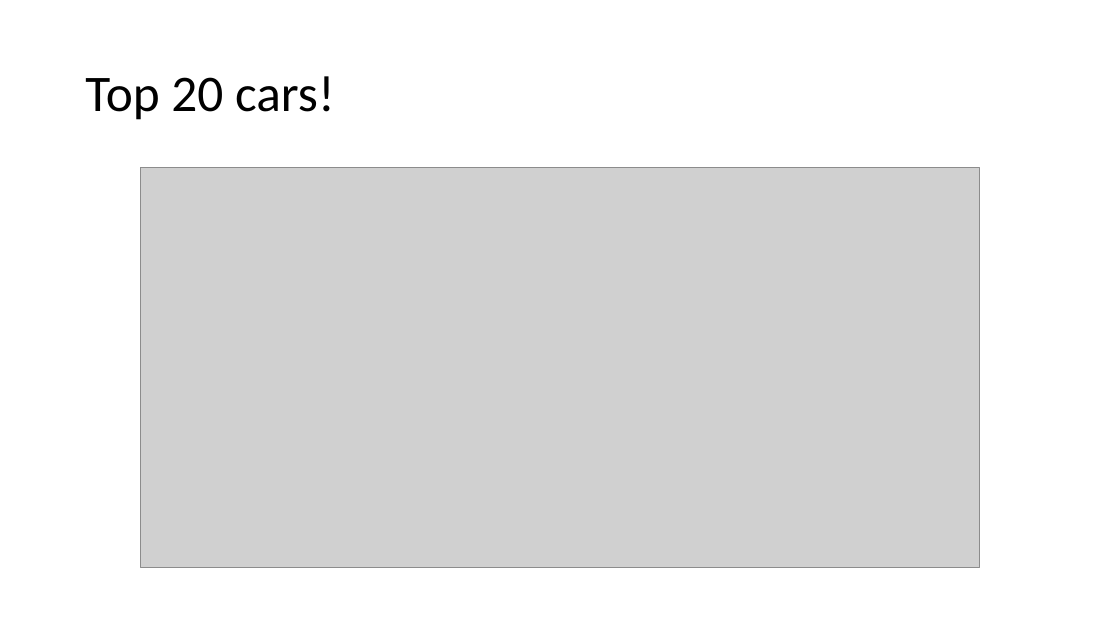
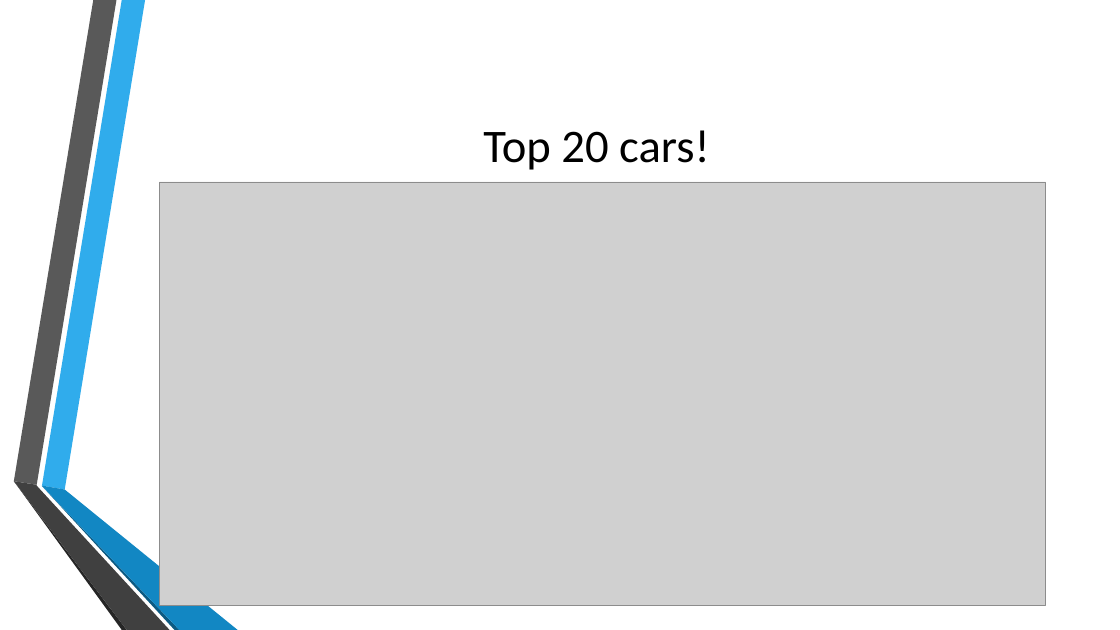
Before and after one commit to TheDataMavericks/DK, a slide deck: slide 18 of img/Cars Machine Learning Journey.pptx (slide 14 before the commit). Drawn at 1120x630 pixels with LibreOffice and Linux fonts; fonts in the diff are those of the drawing; grey boxes stand for pictures; background and template pictures are left out. Boxes give left, top, right and bottom in pixels: in the first picture for what was removed or moved away, otherwise in the second. Text is boxed around its words. In the diff, an @@ line names an element or a change of style, - is before the commit and + after.

```diff
--- a/img/Cars Machine Learning Journey.pptx
+++ b/img/Cars Machine Learning Journey.pptx
@@ title "Top 20 cars!": place and size @@
-title "Top 20 cars!" at bbox=[85, 76, 335, 120]
+title "Top 20 cars!" at bbox=[483, 130, 709, 170]
@@ title "Top 20 cars!" at bbox=[483, 130, 709, 170]: size 44 to 40 pt; alignment left to centre; line spacing 0.9 to 1 @@
@@ picture: place and size @@
-picture at bbox=[141, 168, 980, 568]
+picture at bbox=[160, 182, 1046, 606]
@@ group added at bbox=[13, 0, 238, 630]: 6 freeform shapes @@
```
Also in this commit, not shown: 13 other slides changed, 9 slides added, 4 slides removed, 2 other files.
